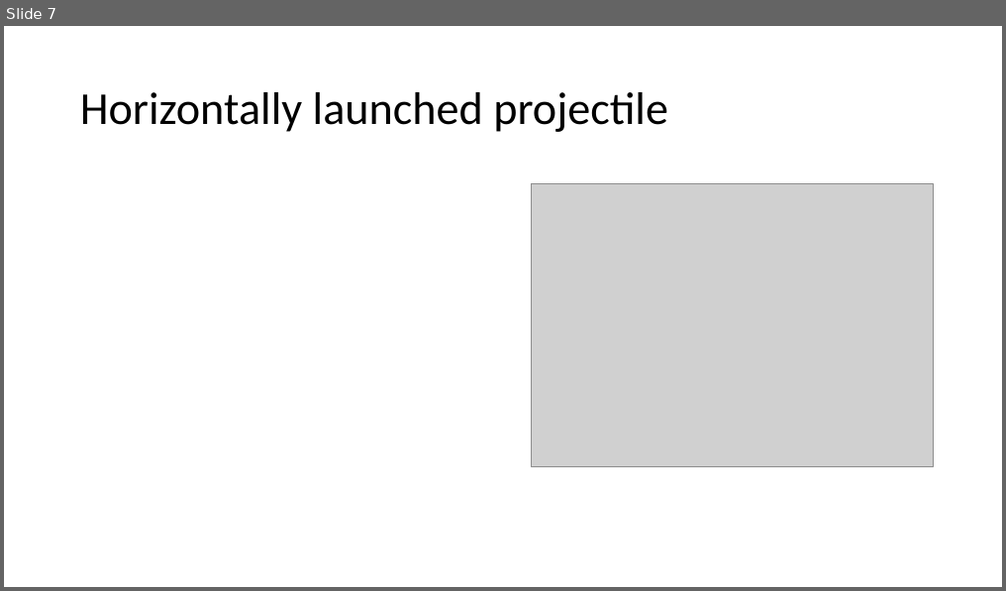
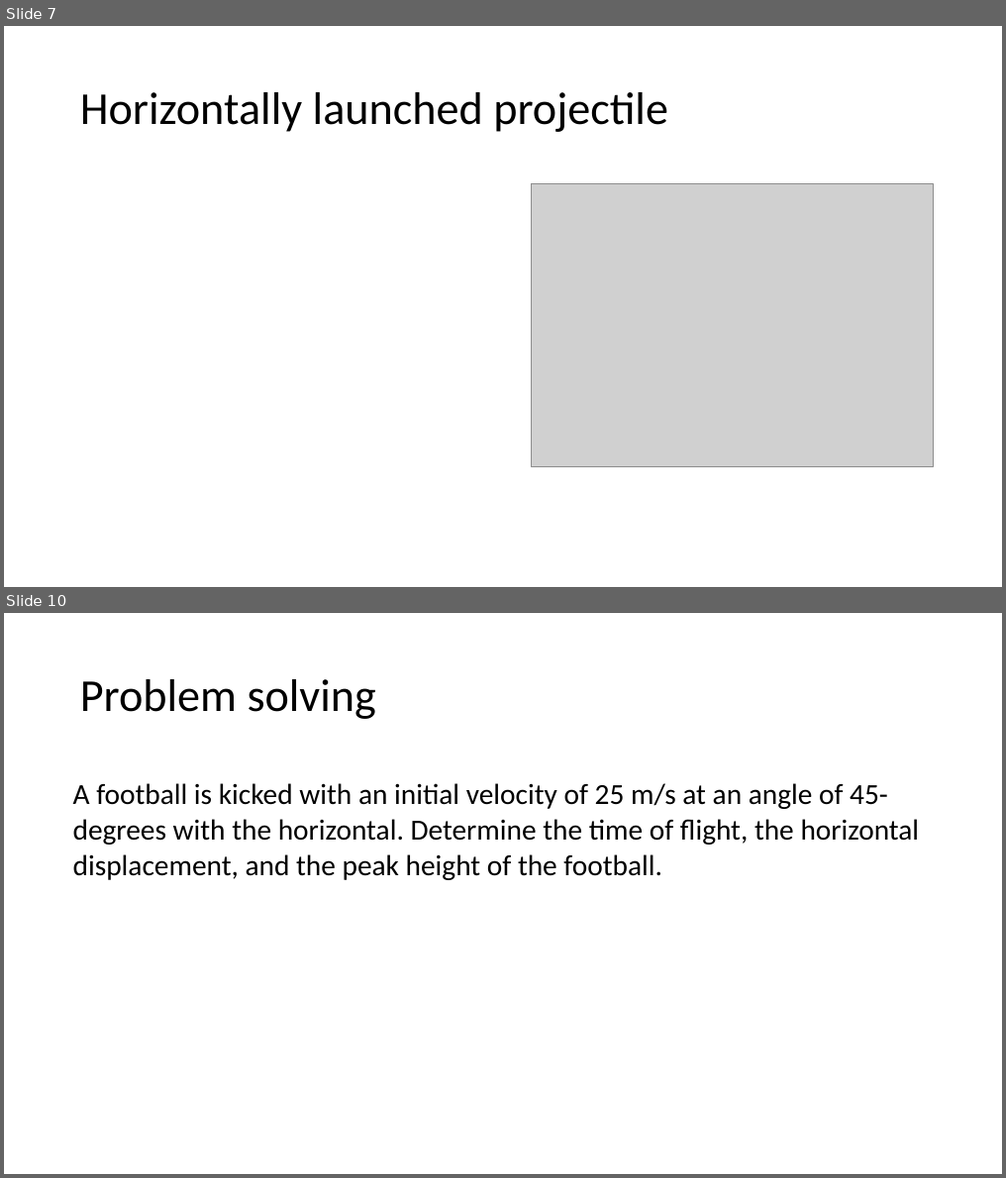
Before and after one commit to acsabai/acsabai.github.io, a slide deck: classes/Physics9ab/downloads/Projectiles.pptx. Shown one above the other, each under a label of ours: slide 7 before the commit, slides 7 and 10 after it; the slides between them are not shown. The pictures are 1006x591 and 1006x1178 pixels, drawn with LibreOffice and Linux fonts; fonts in the diff are those of the drawing; grey boxes stand for pictures. Boxes give left, top, right and bottom in pixels: in the first picture for what was removed or moved away, otherwise in the second. Text is boxed around its words. In the diff, an @@ line names an element or a change of style, - is before the commit and + after.

```diff
--- a/classes/Physics9ab/downloads/Projectiles.pptx
+++ b/classes/Physics9ab/downloads/Projectiles.pptx
@@ slide 10 added at [4,613,1002,1174], background #FFFFFF @@
@@ title added at [80,679,376,719], 44 pt, text #000000 @@
+Problem solving
@@ table added at [65,752,956,886], 1 rows, 1 columns @@
+A football is kicked with an initial velocity of 25 m/s at an angle of 45-degrees with the horizontal. Determine the time of flight, the horizontal displacement, and the peak height of the football.
```
Also in this commit, not shown: 2 other slides added.
